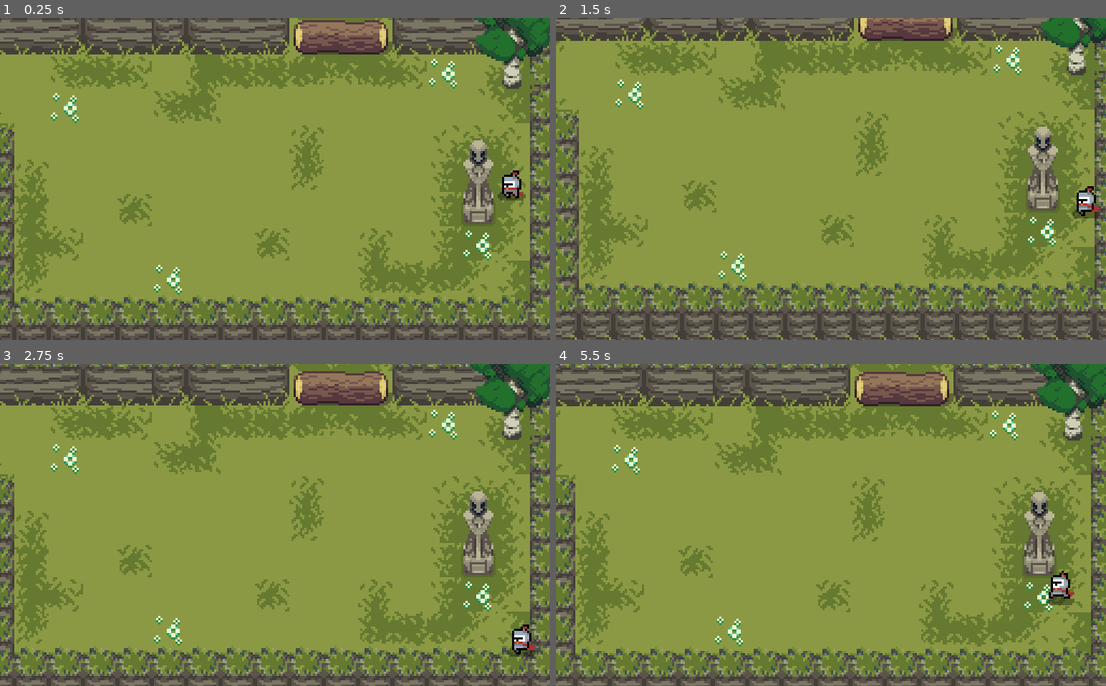
Above: before the commit, frames 1-4 (two rows, left to right).
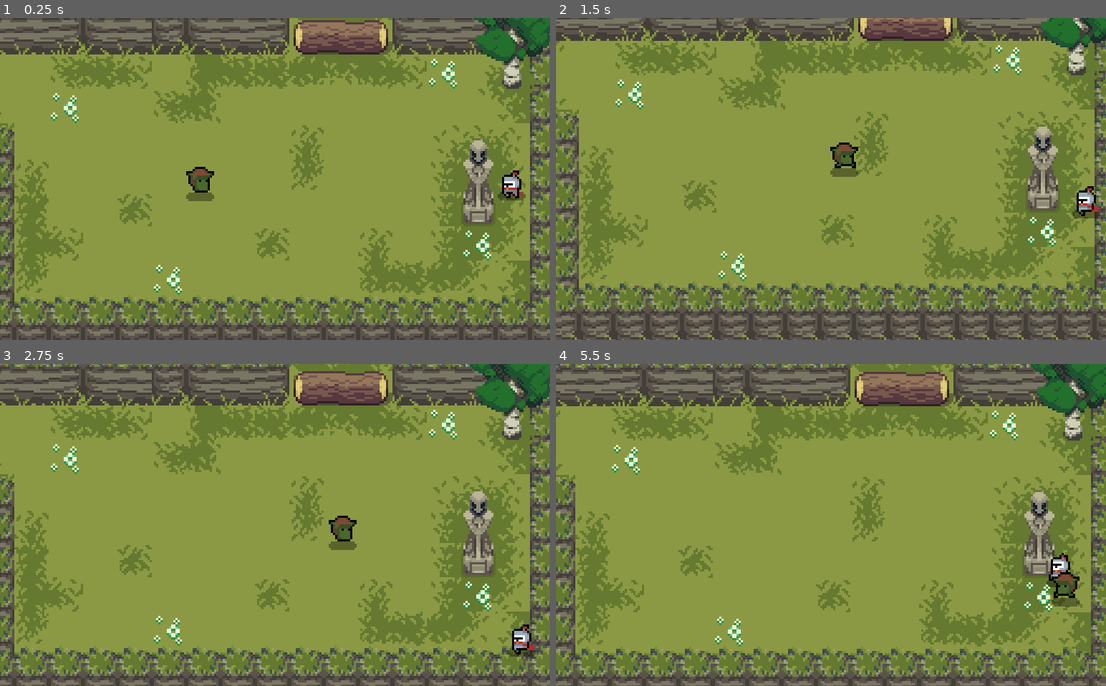
Above: after the commit, the same moments.

Repository: TilokSaha/metroidvania-2023
Game: Godot game, scene res://scenes/main/Map.tscn
The game is run twice, just before and just after one commit, with the same random seed, the same clock (stepped at 60 frames per second) and the same inputs.
Inputs (mouse positions are in pixels of both pictures, inside the frame that each line leads up to):
- Up to frame 1 (0.25 s): no input
- Up to frame 2 (1.5 s): move the mouse to (952, 162) at 0.52 s; hold Right (ui_right) 0.53-1.28 s; hold T (shake) 0.53-1.28 s; move the mouse to (721, 195) at 1.27 s; hold Down (ui_down) from 1.28 s (still down); tap T (shake) at 1.35 s
- Up to frame 3 (2.75 s): move the mouse to (330, 454) at 2.02 s; release Down (ui_down) at 2.03 s; hold Right (ui_right) from 2.03 s (still down); hold T (shake) from 2.03 s (still down)
- Up to frame 4 (5.5 s): move the mouse to (803, 589) at 2.77 s; release Right (ui_right) at 2.78 s; release T (shake) at 2.78 s; hold Up (ui_up) 2.78-3.53 s; tap T (shake) at 2.85, 4.35 s; move the mouse to (996, 573) at 3.52 s; hold T (shake) 3.53-4.28 s; hold Left (ui_left) 3.53-5.03 s; move the mouse to (666, 476) at 4.27 s; move the mouse to (858, 525) at 5.02 s; hold Down (ui_down) from 5.03 s (still down); hold T (shake) from 5.03 s (still down)

The runs differ from the first frame. In frame 1, 0.4% of the frame differs, in the area x 33-39%, y 46-57%; in frame 2, 0.4%; in frame 3, 0.4%; in frame 4, 0.6%, in the area x 89-96%, y 58-76%.

Commit message:
bugfixes for the pathfinding

Diff:
--- a/scenes/common/prefabs/EmptyZone.tscn
+++ b/scenes/common/prefabs/EmptyZone.tscn
@@ -90,8 +90,8 @@
 [sub_resource type="ConvexPolygonShape2D" id=25]
 points = PoolVector2Array( 29.4896, 12.8233, 38.8667, 11.4837, 45.5647, 12.8233, 48.2438, 12.8233, 57.621, 23.54, 65.65 …(316 unchanged characters)…
 
-[sub_resource type="ConvexPolygonShape2D" id=9]
-points = PoolVector2Array( 16, 64, 32, 64, 32, 80, 16, 80 )
+[sub_resource type="ConvexPolygonShape2D" id=26]
+points = PoolVector2Array( 26.9352, 9.99594, 33.6331, 20.0429, 37.5403, 31.2061, 37.5403, 35.6714, 38.6566, 40.6949, 43.1219, 47.3929, 44.2383, 49.6255, 40.3311, 58.5562, 28.0515, 66.3704, 26.377, 77.5337, 23.5862, 78.0919, 20.2372, 77.5337, 19.6791, 75.301, 19.6791, 73.6265, 19.1209, 67.4868, 19.1209, 67.4868, 14.6556, 65.8123, 9.07396, 63.0214, 7.95764, 55.7653, 11.3066, 53.5327, 9.07396, 48.5092, 5.16682, 44.0439, 6.28316, 36.7878, 9.63213, 33.4388, 11.3066, 29.5316, 11.3066, 28.4153, 11.8648, 27.299, 11.3066, 25.0663, 13.5393, 20.601, 16.3301, 15.5776, 16.8882, 11.1122, 20.7954, 2.73982 )
 
 [sub_resource type="ConvexPolygonShape2D" id=17]
 points = PoolVector2Array( 9.70529, 3.00705, 11.8861, 5.18787, 13.9112, 7.21292, 14.2227, 10.6399, 12.3534, 11.8861, 9.0822, 12.9765, 3.94169, 11.8861, 1.91664, 10.3284, 2.38396, 5.65519, 5.0321, 3.16282 )
@@ -178,14 +178,14 @@
 3/navigation_offset = Vector2( 0, 0 )
 3/shape_offset = Vector2( 0, 0 )
 3/shape_transform = Transform2D( 1, 0, 0, 1, 0, 0 )
-3/shape = SubResource( 9 )
+3/shape = SubResource( 26 )
 3/shape_one_way = false
 3/shape_one_way_margin = 1.0
 3/shapes = [ {
 "autotile_coord": Vector2( 0, 0 ),
 "one_way": false,
 "one_way_margin": 1.0,
-"shape": SubResource( 9 ),
+"shape": SubResource( 26 ),
 "shape_transform": Transform2D( 1, 0, 0, 1, 0, 0 )
 } ]
 3/z_index = 0
--- a/scenes/main/Map.tscn
+++ b/scenes/main/Map.tscn
@@ -1,7 +1,8 @@
-[gd_scene load_steps=5 format=2]
+[gd_scene load_steps=6 format=2]
 
 [ext_resource path="res://scenes/overworld/ForestStartingArea.tscn" type="PackedScene" id=1]
 [ext_resource path="res://entities/player/Player.tscn" type="PackedScene" id=2]
+[ext_resource path="res://entities/enemies/Goblin.tscn" type="PackedScene" id=3]
 [ext_resource path="res://scenes/overworld/ForestBossArea.tscn" type="PackedScene" id=4]
 [ext_resource path="res://globals/singletons/camera_settings.tscn" type="PackedScene" id=6]
 
@@ -10,12 +11,15 @@
 "_edit_horizontal_guides_": [ -7.0 ]
 }
 
+[node name="camera_settings" parent="." instance=ExtResource( 6 )]
+
 [node name="ForestStartingArea" parent="." instance=ExtResource( 1 )]
-
-[node name="camera_settings" parent="." instance=ExtResource( 6 )]
 
 [node name="ForestBossArea" parent="." instance=ExtResource( 4 )]
 position = Vector2( -432, -96 )
 
 [node name="Player" parent="." instance=ExtResource( 2 )]
 position = Vector2( 248, 92 )
+
+[node name="Goblin" parent="." instance=ExtResource( 3 )]
+position = Vector2( 96, 96 )
--- a/scenes/overworld/ForestBossArea.tscn
+++ b/scenes/overworld/ForestBossArea.tscn
@@ -3,9 +3,9 @@
 [ext_resource path="res://scenes/common/prefabs/EmptyZone.tscn" type="PackedScene" id=1]
 
 [sub_resource type="NavigationPolygon" id=1]
-vertices = PoolVector2Array( 15, 26, 21, 173, 12, 189, 6, 194, 4, 27, 9, 15, 346, 4, 369, 4, 367, 22, 343, 23, 366, 242, 367, 252, 68, 252, 461, 128, 463, 157, 444, 157, 432, 128, 421, 116, 430, 158, 410, 156, 396, 113, 62, 27, 61, 5, 78, 5, 81, 25, 24, 39, 431, 115, 173, 28, 189, 30, 188, 49, 95, 21, 283, 25, 301, 29, 299, 46, 213, 51, 214, 30, 235, 5, 278, 4, 99, 4, 166, 3, 370, 227, 59, 240, 44, 211, 34, 186, 396, 166, 46, 236, 40, 32, 318, 51, 32 …(82 unchanged characters)…
-polygons = [ PoolIntArray( 0, 1, 2, 3, 4, 5 ), PoolIntArray( 6, 7, 8, 9 ), PoolIntArray( 10, 11, 12 ), PoolIntArray( 13, 14, 15, 16 ), PoolIntArray( 17, 16, 15, 18, 19, 20 ), PoolIntArray( 21, 22, 23, 24 ), PoolIntArray( 1, 0, 25 ), PoolIntArray( 17, 26, 16 ), PoolIntArray( 27, 28, 29, 30 ), PoolIntArray( 31, 32, 33, 34, 35 ), PoolIntArray( 36, 37, 31, 35 ), PoolIntArray( 30, 38, 39, 27 ), PoolIntArray( 40, 10, 12, 41, 42, 43, 24, 30 ), PoolIntArray( 20, 19, 44, 30, 29 ), PoolIntArray( 41, 45, 42 ), PoolIntArray( 1, 25, 46, 21, 24, 43 ), PoolIntArray( 47, 48, 9, 8, 49, 50, 51 ), PoolIntArray( 49, 52, 53, 50 ), PoolIntArray( 54, 55, 56, 40, 30, 44 ), PoolIntArray( 47, 51, 20, 34, 33 ), PoolIntArray( 20, 29, 34 ) ]
-outlines = [ PoolVector2Array( 40, 32, 62, 27, 61, 5, 78, 5, …(217 unchanged characters)… 396, 113, 421, 116, 431, 115, 432, 128, 461, 128, 463, 157, 444, 157, 430, 158, 410, 156, 396, 166, 396, 189, 389, 206 …(145 unchanged characters)…
+vertices = PoolVector2Array( 15, 26, 21, 173, 12, 189, 6, 194, 4, 27, 9, 15, 346, 4, 369, 4, 367, 22, 343, 23, 366, 242, 367, 252, 68, 252, 62, 27, 61, 5, 78, 5, 81, 25, 24, 39, 410, 156, 421, 116, 431, 115, 432, 128, 431, 155, 173, 28, 189, 30, 188, 49, 95, 21, 283, 25, 301, 29, 299, 46, 213, 51, 214, 30, 235, 5, 278, 4, 99, 4, 166, 3, 370, 227, 59, 240, 44, 211, 34, 186, 635, 180, 613, 241, 541, 240, 527, 194, 577, 133, 482, 164, 446, 155, 396, 113, 396, 166, 46, 236, 40, 32, 318, 51, 32 …(82 unchanged characters)…
+polygons = [ PoolIntArray( 0, 1, 2, 3, 4, 5 ), PoolIntArray( 6, 7, 8, 9 ), PoolIntArray( 10, 11, 12 ), PoolIntArray( 13, 14, 15, 16 ), PoolIntArray( 1, 0, 17 ), PoolIntArray( 18, 19, 20, 21, 22 ), PoolIntArray( 23, 24, 25, 26 ), PoolIntArray( 27, 28, 29, 30, 31 ), PoolIntArray( 32, 33, 27, 31 ), PoolIntArray( 26, 34, 35, 23 ), PoolIntArray( 36, 10, 12, 37, 38, 39, 16, 26 ), PoolIntArray( 40, 41, 42, 43, 44 ), PoolIntArray( 21, 44, 43, 45 ), PoolIntArray( 21, 45, 46 ), PoolIntArray( 21, 46, 22 ), PoolIntArray( 47, 19, 18, 48 ), PoolIntArray( 37, 49, 38 ), PoolIntArray( 1, 17, 50, 13, 16, 39 ), PoolIntArray( 51, 52, 9, 8, 53, 54, 55 ), PoolIntArray( 53, 56, 57, 54 ), PoolIntArray( 58, 59, 60, 36, 26, 48 ), PoolIntArray( 47, 48, 26, 25 ), PoolIntArray( 51, 55, 47, 30, 29 ), PoolIntArray( 47, 25, 30 ) ]
+outlines = [ PoolVector2Array( 40, 32, 62, 27, 61, 5, 78, 5, …(217 unchanged characters)… 396, 113, 421, 116, 431, 115, 432, 128, 577, 133, 635, 180, 613, 241, 541, 240, 527, 194, 482, 164, 446, 155, 431, 155, 410, 156, 396, 166, 396, 189, 389, 206 …(145 unchanged characters)…
 
 [node name="ForestBossArea" instance=ExtResource( 1 )]
 
--- a/scenes/overworld/ForestStartingArea.tscn
+++ b/scenes/overworld/ForestStartingArea.tscn
@@ -157,9 +157,9 @@
 3/z_index = 0
 
 [sub_resource type="NavigationPolygon" id=10]
-vertices = PoolVector2Array( 217, 110, 221, 119, 222, 143, 17, 144, 18, 35, 216, 71, 220, 33, 219.947, 67.7378, 219, 33 )
-polygons = [ PoolIntArray( 0, 1, 2, 3, 4 ), PoolIntArray( 5, 0, 4 ), PoolIntArray( 5, 4, 6, 7 ), PoolIntArray( 7, 6, 8 ) ]
-outlines = [ PoolVector2Array( 18, 35, 17, 144, 222, 143, 221, 119, 217, 110, 216, 71, 219.947, 67.7378, 219, 33, 220, 33 ) ]
+vertices = PoolVector2Array( 217, 110, 221, 119, 222, 143, 17, 144, 17.7559, 61.6106, 216, 71, -41, 35, 220, 34, 219.947, 67.7378, -42, 59 )
+polygons = [ PoolIntArray( 0, 1, 2, 3, 4 ), PoolIntArray( 5, 0, 4, 6 ), PoolIntArray( 6, 7, 8, 5 ), PoolIntArray( 6, 4, 9 ) ]
+outlines = [ PoolVector2Array( -41, 35, -42, 59, 17.7559, 61.6106, 17, 144, 222, 143, 221, 119, 217, 110, 216, 71, 219.947, 67.7378, 220, 34 ) ]
 
 [sub_resource type="NavigationPolygon" id=11]
 vertices = PoolVector2Array( 238, 52, 254, 52, 255, 68, 245.563, 68, 244, 67, 220, 68, 220, 34, 236, 34 )
